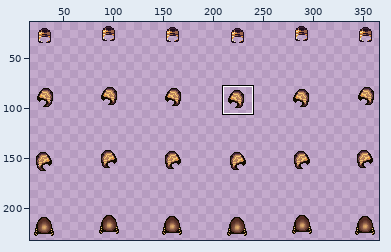
Two states of a sprite sheet, shooter/assets/player/equipement/Helmet/Unarmed_Walk_Helmet.png. Above: a wide view before the commit, with the close-up outlined.
Close-up. Old version:
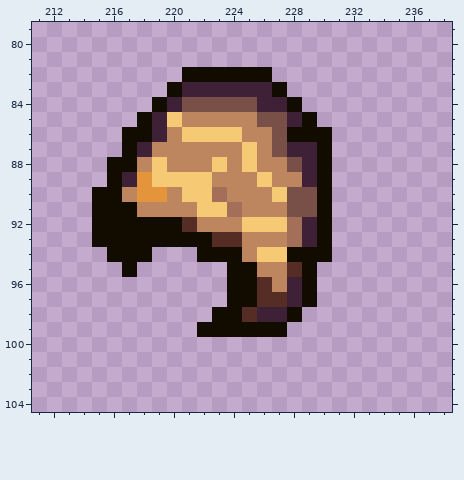
The file is 384x256 pixels. Colours within 5 levels of each other are drawn and written as one. Shown: x 211..238, y 79..104. The wide view leaves out empty margins.
Now the later version:
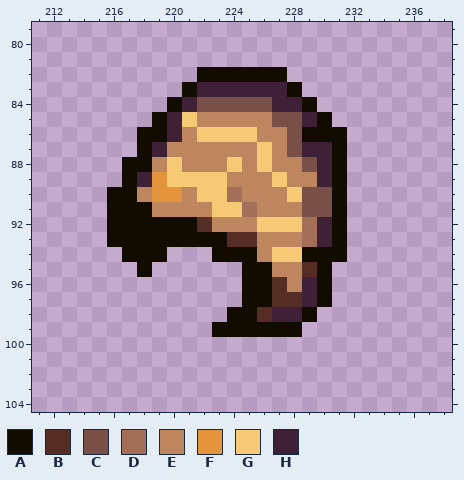
Palette (. is transparent): A #110b00  B #552d24  C #795048  D #a46f59  E #be865f  F #e4943a  G #f6ca74  H #3e2137
Commit: can equip unequip helmet dynamically, can attack
Changes in this commit:
Changed rows in their new state; - is an unchanged pixel.
first column x 215:
 82 ------.-----A----
 83 -----.A-----HA---
 84 ----.AH----C-HA--
 85 ---.AHG----E-CHA-
 86 --.-AHE---G-EC--A
 87 --.AH-----EGEC-HA
 88 -.-AEG--EGEG-ECHA
 89 -.AHF---G--EG-EHA
 90 .-AE-FE-GD--EG-CA
 91 .--A---E-GD--E-CA
 92 .-----AB--E--GDHA
 93 .-------A-B--EDHA
 94 -.--A--.--AE-G--A
 95 --.A-----.-A-EBA-
 96 ---------.-ABEHA-
 97 ---------.-A-BHA-
 98 --------.-AB-HA--
 99 -------.-----A---
Where, in picture pixels (left, top, right, bottom), the same in both close-ups:
changed: (92, 67, 347, 337)
